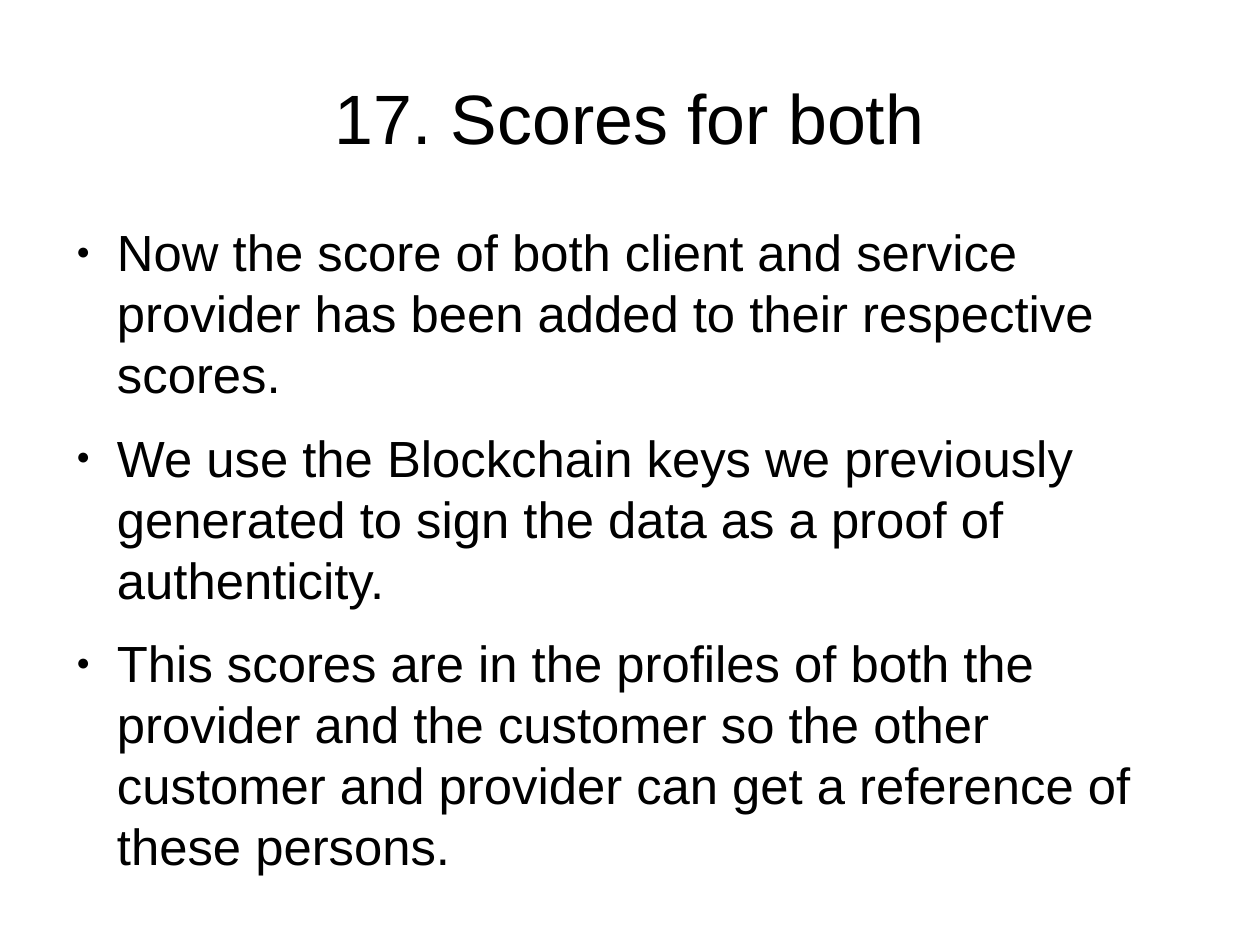
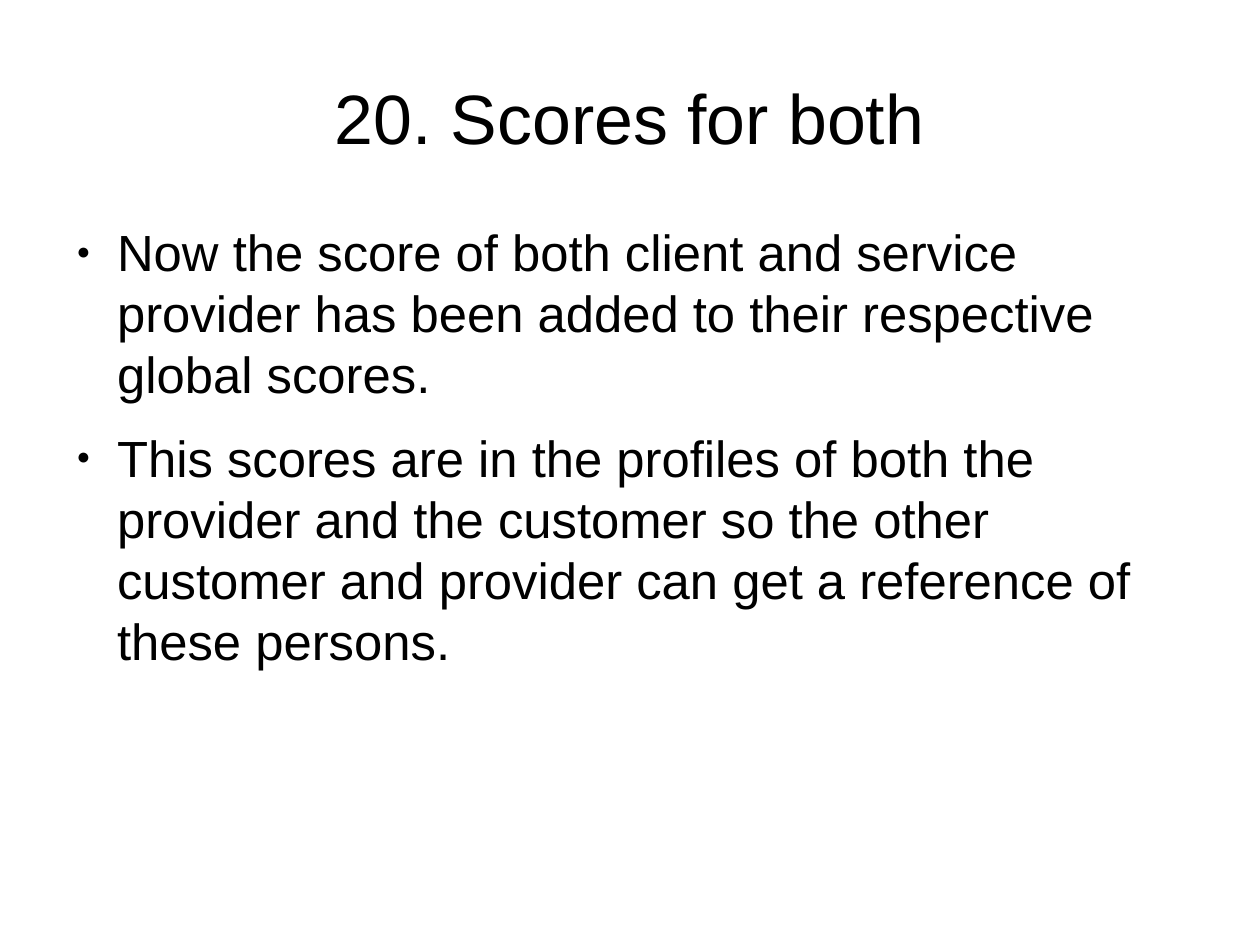
Before and after one commit to EstebanGameDevelopment/YourSharingEconomyApp, a slide deck: slide 24 of TUTORIAL.odp (slide 20 before the commit). Drawn at 1260x945 pixels with LibreOffice and Linux fonts; fonts in the diff are those of the drawing. Boxes give left, top, right and bottom in pixels: in the first picture for what was removed or moved away, otherwise in the second. Text is boxed around its words. In the diff, an @@ line names an element or a change of style, - is before the commit and + after.

Commit message:
Presentations updated. Included Blockchain for Sharing Economy App.

```diff
--- a/TUTORIAL.odp
+++ b/TUTORIAL.odp
@@ title at (x1=335, y1=93, x2=924, y2=145): text changed @@
-17. Scores for both
+20. Scores for both
@@ text at (x1=117, y1=234, x2=1093, y2=404): text changed @@
-● Now the score of both client and service provider has been added to their respective scores.
-● We use the Blockchain keys we previously generated to sign the data as a proof of authenticity.
+● Now the score of both client and service provider has been added to their respective global scores.
```
Also in this commit, not shown: 6 other slides changed, 4 slides added, 2 slides removed, 3 other files.
